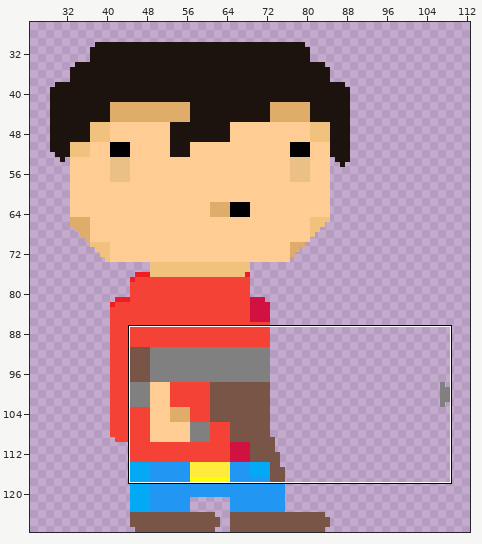
Two states of a sprite sheet, sprites/sprite5/layers/2ef0f1b0-58b5-48e7-bdfc-b890cb7df201/ecc7cfe9-cea2-4442-9dc9-41a8c9e80eab.png. Above, an overview of the earlier version with the close-up marked.
Close-up. Old version:
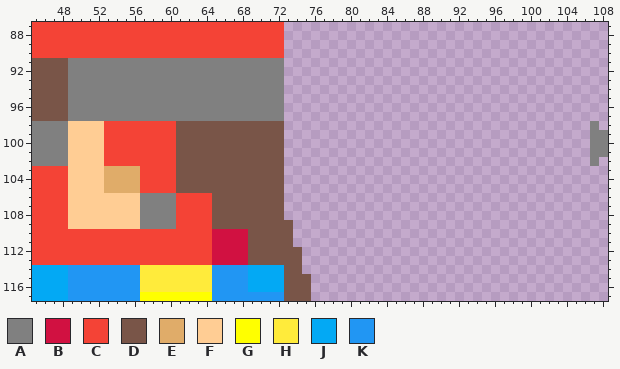
The file is 128x128 pixels. Shown: x 45..108, y 87..117. The wide view leaves out empty margins.
Palette (. is transparent): A #808080  B #d11141  C #f44336  D #795548  E #e0ac69  F #ffcd94  G #ffff00  H #ffeb3b  J #03a9f4  K #2196f3
Pixels before, first column x 45:
 87 CCCCCCCCCCCCCCCCCCCCCCCCCCCC....................................
 88 CCCCCCCCCCCCCCCCCCCCCCCCCCCC....................................
 89 CCCCCCCCCCCCCCCCCCCCCCCCCCCC....................................
 90 CCCCCCCCCCCCCCCCCCCCCCCCCCCC....................................
 91 DDDDAAAAAAAAAAAAAAAAAAAAAAAA....................................
 92 DDDDAAAAAAAAAAAAAAAAAAAAAAAA....................................
 93 DDDDAAAAAAAAAAAAAAAAAAAAAAAA....................................
 94 DDDDAAAAAAAAAAAAAAAAAAAAAAAA....................................
 95 DDDDAAAAAAAAAAAAAAAAAAAAAAAA....................................
 96 DDDDAAAAAAAAAAAAAAAAAAAAAAAA....................................
 97 DDDDAAAAAAAAAAAAAAAAAAAAAAAA....................................
 98 AAAAFFFFCCCCCCCCDDDDDDDDDDDD..................................A.
 99 AAAAFFFFCCCCCCCCDDDDDDDDDDDD..................................AA
100 AAAAFFFFCCCCCCCCDDDDDDDDDDDD..................................AA
101 AAAAFFFFCCCCCCCCDDDDDDDDDDDD..................................AA
102 AAAAFFFFCCCCCCCCDDDDDDDDDDDD..................................A.
103 CCCCFFFFEEEECCCCDDDDDDDDDDDD....................................
104 CCCCFFFFEEEECCCCDDDDDDDDDDDD....................................
105 CCCCFFFFEEEECCCCDDDDDDDDDDDD....................................
106 CCCCFFFFFFFFAAAACCCCDDDDDDDD....................................
107 CCCCFFFFFFFFAAAACCCCDDDDDDDD....................................
108 CCCCFFFFFFFFAAAACCCCDDDDDDDD....................................
109 CCCCFFFFFFFFAAAACCCCDDDDDDDDD...................................
110 CCCCCCCCCCCCCCCCCCCCBBBBDDDDD...................................
111 CCCCCCCCCCCCCCCCCCCCBBBBDDDDD...................................
112 CCCCCCCCCCCCCCCCCCCCBBBBDDDDDD..................................
113 CCCCCCCCCCCCCCCCCCCCBBBBDDDDDD..................................
114 JJJJKKKKKKKKHHHHHHHHKKKKJJJJDD..................................
115 JJJJKKKKKKKKHHHHHHHHKKKKJJJJDDD.................................
116 JJJJKKKKKKKKHHHHHHHHKKKKJJJJDDD.................................
117 JJJJKKKKKKKKGGGGGGGGKKKKKKKKDDD.................................
After the commit:
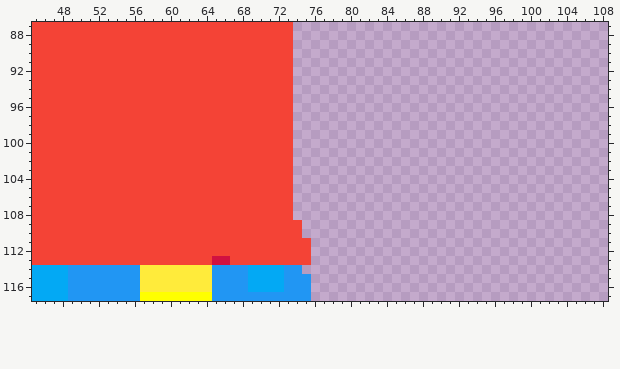
Change:
Changed rows in their new state; - is an unchanged pixel.
first column x 45:
 87 ----------------------------C-----------------------------------
 88 ----------------------------C-----------------------------------
 89 ----------------------------C-----------------------------------
 90 ----------------------------C-----------------------------------
 91 CCCCCCCCCCCCCCCCCCCCCCCCCCCCC-----------------------------------
 92 CCCCCCCCCCCCCCCCCCCCCCCCCCCCC-----------------------------------
 93 CCCCCCCCCCCCCCCCCCCCCCCCCCCCC-----------------------------------
 94 CCCCCCCCCCCCCCCCCCCCCCCCCCCCC-----------------------------------
 95 CCCCCCCCCCCCCCCCCCCCCCCCCCCCC-----------------------------------
 96 CCCCCCCCCCCCCCCCCCCCCCCCCCCCC-----------------------------------
 97 CCCCCCCCCCCCCCCCCCCCCCCCCCCCC-----------------------------------
 98 CCCCCCCC--------CCCCCCCCCCCCC---------------------------------.-
 99 CCCCCCCC--------CCCCCCCCCCCCC---------------------------------..
100 CCCCCCCC--------CCCCCCCCCCCCC---------------------------------..
101 CCCCCCCC--------CCCCCCCCCCCCC---------------------------------..
102 CCCCCCCC--------CCCCCCCCCCCCC---------------------------------.-
103 ----CCCCCCCC----CCCCCCCCCCCCC-----------------------------------
104 ----CCCCCCCC----CCCCCCCCCCCCC-----------------------------------
105 ----CCCCCCCC----CCCCCCCCCCCCC-----------------------------------
106 ----CCCCCCCCCCCC----CCCCCCCCC-----------------------------------
107 ----CCCCCCCCCCCC----CCCCCCCCC-----------------------------------
108 ----CCCCCCCCCCCC----CCCCCCCCC-----------------------------------
109 ----CCCCCCCCCCCC----CCCCCCCCCC----------------------------------
110 --------------------CCCCCCCCCC----------------------------------
111 --------------------CCCCCCCCCCC---------------------------------
112 --------------------CCCCCCCCCCC---------------------------------
113 ----------------------CCCCCCCCC---------------------------------
114 ----------------------------KK----------------------------------
115 ----------------------------KKK---------------------------------
116 ----------------------------KKK---------------------------------
117 ----------------------------KKK---------------------------------
